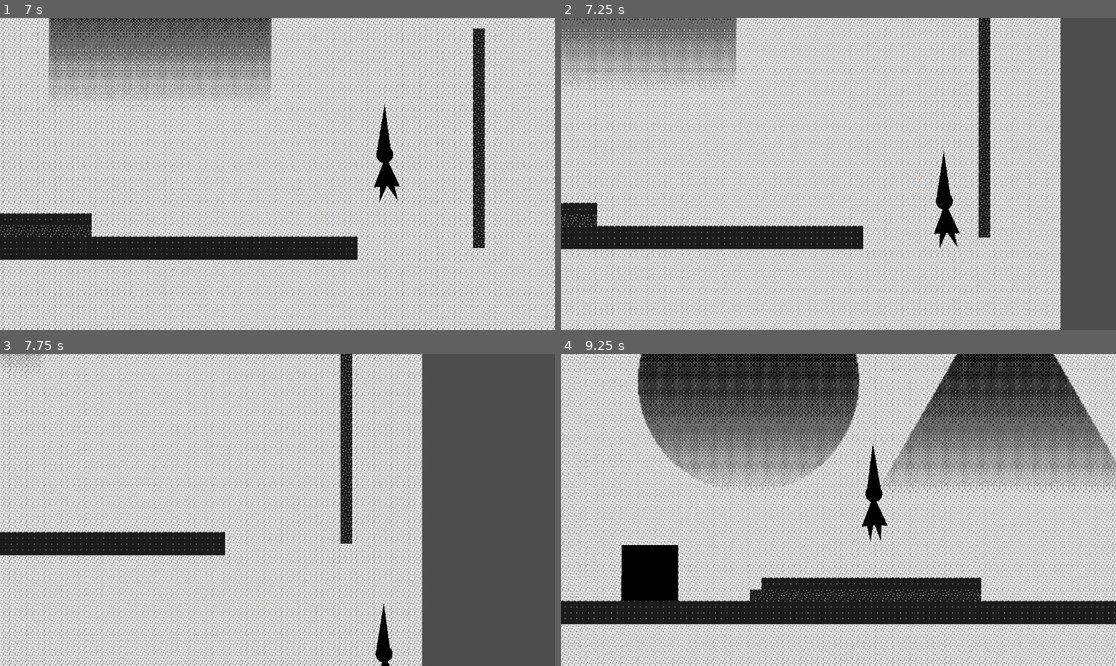
Above: before the commit, frames 1-4 (two rows, left to right).
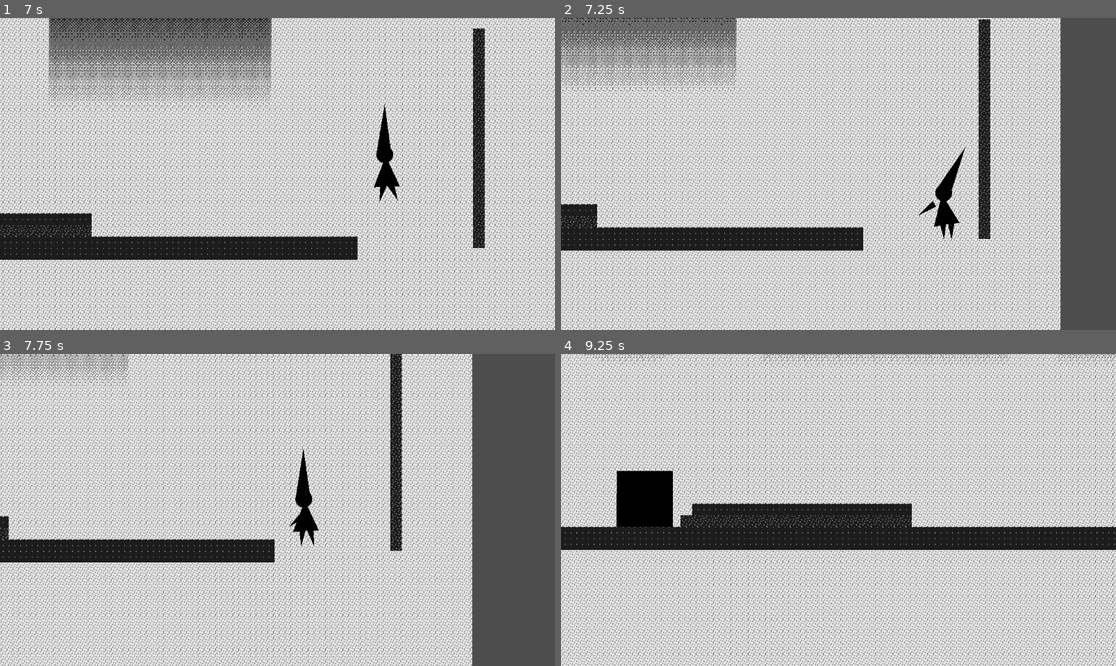
Above: after the commit, the same moments.

Repository: sciamop/circle-triangle-square
Game: Godot game, scene res://Scenes/game.tscn
The game is run twice, just before and just after one commit, with the same random seed, the same clock (stepped at 60 frames per second) and the same inputs.
Inputs:
- Up to frame 1 (7 s): hold Right (move_right) 0.53-1.28 s; tap B (attack_ranged) at 0.6, 2.85, 5.1 s; tap Space (jump) at 0.77, 1.52, 3.02, 3.77, 4.52, 6.02, 6.77 s; hold Left (move_left) 1.28-2.03 s; tap Shift (dash) at 1.35, 3.6, 5.85 s; hold Right (move_right) 2.03-3.53 s; tap Ctrl (slash) at 2.1, 4.35, 6.6 s; hold Left (move_left) 3.53-5.78 s; hold Right (move_right) from 5.78 s (still down)
- Up to frame 2 (7.25 s): keep holding Right (move_right)
- Up to frame 3 (7.75 s): keep holding Right (move_right); tap B (attack_ranged) at 7.35 s; tap Space (jump) at 7.52 s
- Up to frame 4 (9.25 s): release Right (move_right) at 8.03 s; hold Left (move_left) from 8.03 s (still down); tap Shift (dash) at 8.1 s; tap Ctrl (slash) at 8.85 s; tap Space (jump) at 9.02 s

Frame 1 is identical in both runs. In frame 2, 35% of the frame differs, in the area x 0-90%, y 0-100%; in frame 3, 45%; in frame 4, 68%, in the area x 0-100%, y 0-100%.

Commit message:
Wall sliding enabled

Diff:
--- a/Scenes/game.tscn
+++ b/Scenes/game.tscn
@@ -522,6 +522,7 @@
 position = Vector2(195, -215)
 collision_mask = 7
 max_health = 10
+debug_mode = true
 
 [node name="Camera2D" type="Camera2D" parent="Player"]
 position = Vector2(-92, 42)
--- a/Scenes/player.tscn
+++ b/Scenes/player.tscn
@@ -282,6 +282,48 @@
 "transitions": PackedFloat32Array(1, 1),
 "update": 0,
 "values": [-0.118089, -1.48414]
+}
+
+[sub_resource type="Animation" id="Animation_vgqql"]
+resource_name = "fall"
+length = 3.0
+loop_mode = 1
+step = 0.25
+tracks/0/type = "value"
+tracks/0/imported = false
+tracks/0/enabled = true
+tracks/0/path = NodePath("IKTargetBody:position")
+tracks/0/interp = 1
+tracks/0/loop_wrap = true
+tracks/0/keys = {
+"times": PackedFloat32Array(0),
+"transitions": PackedFloat32Array(1),
+"update": 0,
+"values": [Vector2(-25, -602)]
+}
+tracks/1/type = "value"
+tracks/1/imported = false
+tracks/1/enabled = true
+tracks/1/path = NodePath("IKTargetHat:position")
+tracks/1/interp = 1
+tracks/1/loop_wrap = true
+tracks/1/keys = {
+"times": PackedFloat32Array(0, 1, 2),
+"transitions": PackedFloat32Array(1, 1, 1),
+"update": 0,
+"values": [Vector2(1, -54), Vector2(-7, -51), Vector2(8, -49)]
+}
+tracks/2/type = "value"
+tracks/2/imported = false
+tracks/2/enabled = true
+tracks/2/path = NodePath("Skeleton2D/HipBone/BodyBone/HeadBone/upperArmBone/lowerArmBone:position")
+tracks/2/interp = 1
+tracks/2/loop_wrap = true
+tracks/2/keys = {
+"times": PackedFloat32Array(0),
+"transitions": PackedFloat32Array(1),
+"update": 0,
+"values": [Vector2(5.1009, -1.5595)]
 }
 
 [sub_resource type="Animation" id="Animation_1sckd"]
@@ -742,48 +784,6 @@
 "transitions": PackedFloat32Array(1, 1),
 "update": 0,
 "values": [-0.118089, -1.48414]
-}
-
-[sub_resource type="Animation" id="Animation_vgqql"]
-resource_name = "fall"
-length = 3.0
-loop_mode = 1
-step = 0.25
-tracks/0/type = "value"
-tracks/0/imported = false
-tracks/0/enabled = true
-tracks/0/path = NodePath("IKTargetBody:position")
-tracks/0/interp = 1
-tracks/0/loop_wrap = true
-tracks/0/keys = {
-"times": PackedFloat32Array(0),
-"transitions": PackedFloat32Array(1),
-"update": 0,
-"values": [Vector2(-25, -602)]
-}
-tracks/1/type = "value"
-tracks/1/imported = false
-tracks/1/enabled = true
-tracks/1/path = NodePath("IKTargetHat:position")
-tracks/1/interp = 1
-tracks/1/loop_wrap = true
-tracks/1/keys = {
-"times": PackedFloat32Array(0, 1, 2),
-"transitions": PackedFloat32Array(1, 1, 1),
-"update": 0,
-"values": [Vector2(1, -54), Vector2(-7, -51), Vector2(8, -49)]
-}
-tracks/2/type = "value"
-tracks/2/imported = false
-tracks/2/enabled = true
-tracks/2/path = NodePath("Skeleton2D/HipBone/BodyBone/HeadBone/upperArmBone/lowerArmBone:position")
-tracks/2/interp = 1
-tracks/2/loop_wrap = true
-tracks/2/keys = {
-"times": PackedFloat32Array(0),
-"transitions": PackedFloat32Array(1),
-"update": 0,
-"values": [Vector2(5.1009, -1.5595)]
 }
 
 [sub_resource type="AnimationLibrary" id="AnimationLibrary_nq0pq"]
@@ -849,8 +849,8 @@
 
 [node name="HatPolygon" type="Polygon2D" parent="."]
 z_index = 1
-position = Vector2(1.41246, 28.9929)
-rotation = -1.57577
+position = Vector2(1.79445, 29.6435)
+rotation = -1.33087
 scale = Vector2(0.999999, 0.999999)
 color = Color(0, 0, 0, 1)
 offset = Vector2(-2.57, 2.54)
@@ -859,11 +859,11 @@
 vertex_colors = PackedColorArray(0, 0, 0, 1)
 
 [node name="HeadPolygon" type="Polygon2D" parent="."]
-position = Vector2(1.90733, 35.9729)
-rotation = -1.65254
+position = Vector2(0.582203, 36.5352)
+rotation = -1.40764
 scale = Vector2(0.999999, 0.999999)
 color = Color(0, 0, 0, 1)
-polygon = PackedVector2Array(12, 0, 10.3923, 6, 6, 10.3923, 7.34764e-16, 12, -6, 10.3923, -10.3923, 6, -12, 1.46953e-15, -10.3923, -6, -6, -10.3923, -2.20429e-15, -12, 6, -10.3923, 10.3923, -6)
+polygon = PackedVector2Array(12, 0, 10.3923, 6, 6, 10.3923, 7.34788e-16, 12, -6, 10.3923, -10.3923, 6, -12, 1.46958e-15, -10.3923, -6, -6, -10.3923, -2.20436e-15, -12, 6, -10.3923, 10.3923, -6)
 script = ExtResource("2_256ay")
 radius = 12.0
 segments = 12
@@ -871,7 +871,7 @@
 [node name="BodyPolygon" type="Polygon2D" parent="."]
 z_index = 1
 position = Vector2(3, 80)
-rotation = -1.61183
+rotation = -1.69385
 scale = Vector2(1, 1)
 color = Color(0, 0, 0, 1)
 offset = Vector2(-1.235, 4.365)
@@ -892,10 +892,10 @@
 
 [node name="ArmPolygon" type="Polygon2D" parent="."]
 z_index = 1
-position = Vector2(4.00058, 50.2881)
-rotation = -2.77429
+position = Vector2(7.43191, 50.0069)
+rotation = -2.52939
 scale = Vector2(0.999732, 0.999724)
-skew = -0.00332844
+skew = -0.00332832
 color = Color(0, 0, 0, 1)
 texture_scale = Vector2(61.65, 61.65)
 skeleton = NodePath("../Leg01Polygon")
@@ -1083,10 +1083,11 @@
 process_material = SubResource("ParticleProcessMaterial_dyy5f")
 
 [node name="WallCheckLeft" type="RayCast2D" parent="."]
-target_position = Vector2(0, -50)
+target_position = Vector2(-66, 0)
 collision_mask = 5
 
 [node name="WallCheckRight" type="RayCast2D" parent="."]
+target_position = Vector2(66, 0)
 collision_mask = 5
 
 [node name="PickupArea" type="Area2D" parent="."]
--- a/Scripts/player_controller.gd
+++ b/Scripts/player_controller.gd
@@ -393,13 +393,13 @@
 
 	# Check for wall collision
 	if not is_on_floor() and velocity.y > 0:
-		if wall_check_left:
-			if wall_check_left.is_colliding():
-				current_wall_direction = -1
-				is_wall_sliding = true
-			elif wall_check_right.is_colliding():
-				current_wall_direction = 1
-				is_wall_sliding = true
+
+		if wall_check_left.is_colliding():
+			current_wall_direction = -1
+			is_wall_sliding = true
+		elif wall_check_right.is_colliding():
+			current_wall_direction = 1
+			is_wall_sliding = true
 
 func start_dash() -> void:
 	is_dashing = true
Not shown, changed: export_presets.cfg
Not shown, changed: .DS_Store
Not shown, added: Builds/0.00.12.zip
Not shown, added: Builds/0.00.12/index.apple-touch-icon.png
Not shown, added: Builds/0.00.12/index.audio.position.worklet.js
Not shown, added: Builds/0.00.12/index.audio.worklet.js
Not shown, added: Builds/0.00.12/index.html
Not shown, added: Builds/0.00.12/index.icon.png
Not shown, added: Builds/0.00.12/index.js
Not shown, added: Builds/0.00.12/index.pck
Not shown, added: Builds/0.00.12/index.png
Not shown, added: Builds/0.00.12/index.wasm
